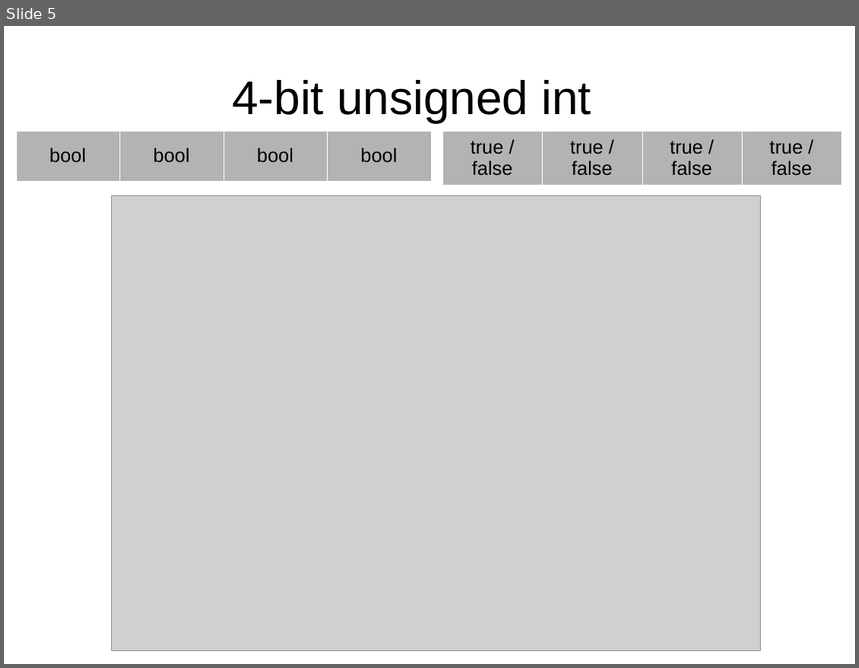
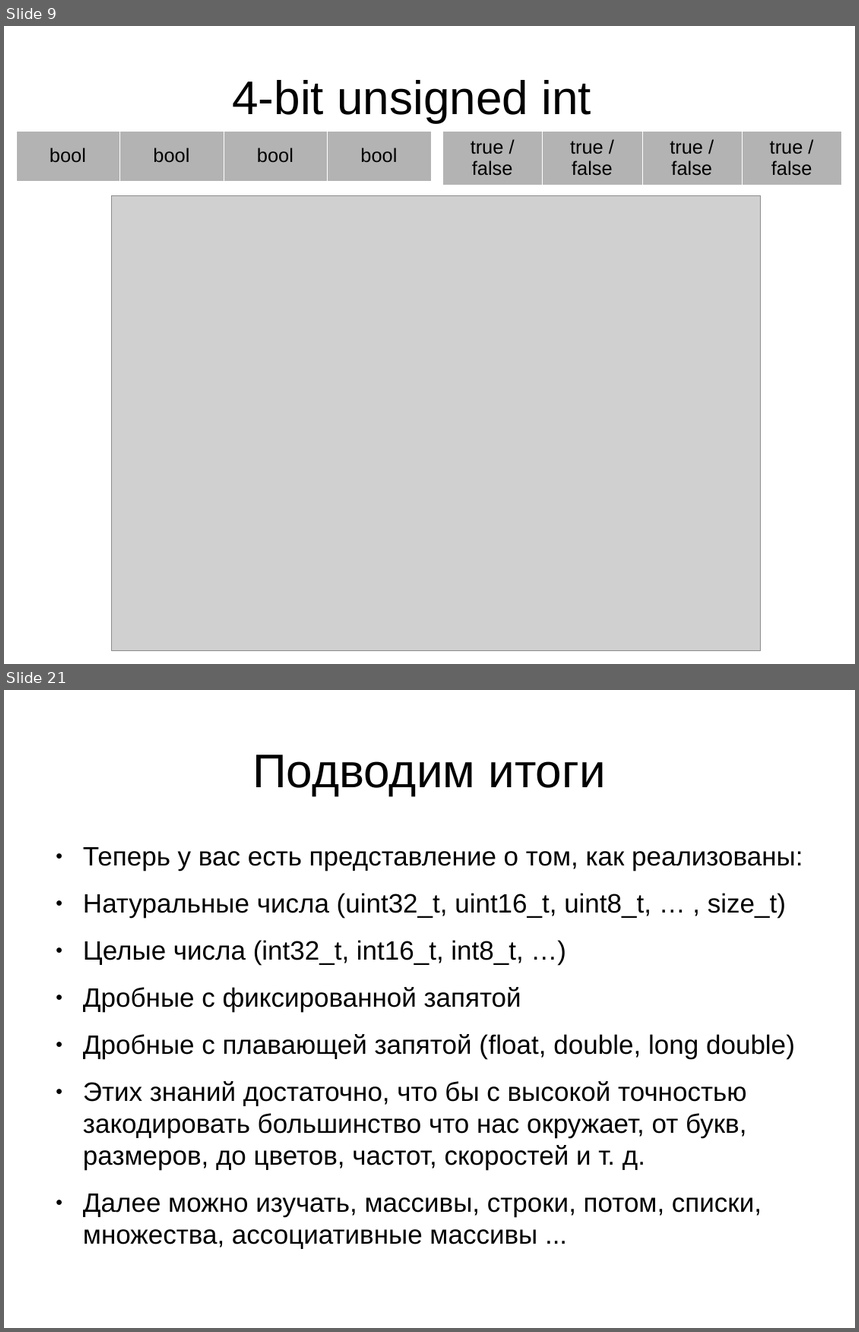
Before and after one commit to leanid/om, a slide deck: class-00-basic-prog/03-int-type/docs/bool_to_float.odp. Shown one above the other, each under a label of ours: slide 5 before the commit, slides 9 and 21 after it; the slides between them are not shown. The pictures are 859x668 and 859x1332 pixels, drawn with LibreOffice and Linux fonts; fonts in the diff are those of the drawing; grey boxes stand for pictures; background and template pictures are left out. Boxes give left, top, right and bottom in pixels: in the first picture for what was removed or moved away, otherwise in the second. Text is boxed around its words. In the diff, an @@ line names an element or a change of style, - is before the commit and + after.

```diff
--- a/class-00-basic-prog/03-int-type/docs/bool_to_float.odp
+++ b/class-00-basic-prog/03-int-type/docs/bool_to_float.odp
@@ slide 21 added at (4,690,855,1328), background #FFFFFF @@
@@ title added at (253,755,606,796), 44 pt, text #000000 @@
+Подводим итоги
@@ text added at (83,847,803,1217), 24.8 pt, text #000000 @@
+● Теперь у вас есть представление о том, как реализованы:
+● Натуральные числа (uint32_t, uint16_t, uint8_t, … , size_t)
+● Целые числа (int32_t, int16_t, int8_t, …)
+● Дробные с фиксированной запятой
+● Дробные с плавающей запятой (float, double, long double)
+● Этих знаний достаточно, что бы с высокой точностью закодировать большинство что нас окружает, от букв, размеров, до цветов, частот, скоростей и т. д.
+● Далее можно изучать, массивы, строки, потом, списки, множества, ассоциативные массивы ...
@@ what was slide 5 is now slide 9 @@
```
Also in this commit, not shown: 15 other slides added, 1 other file.
